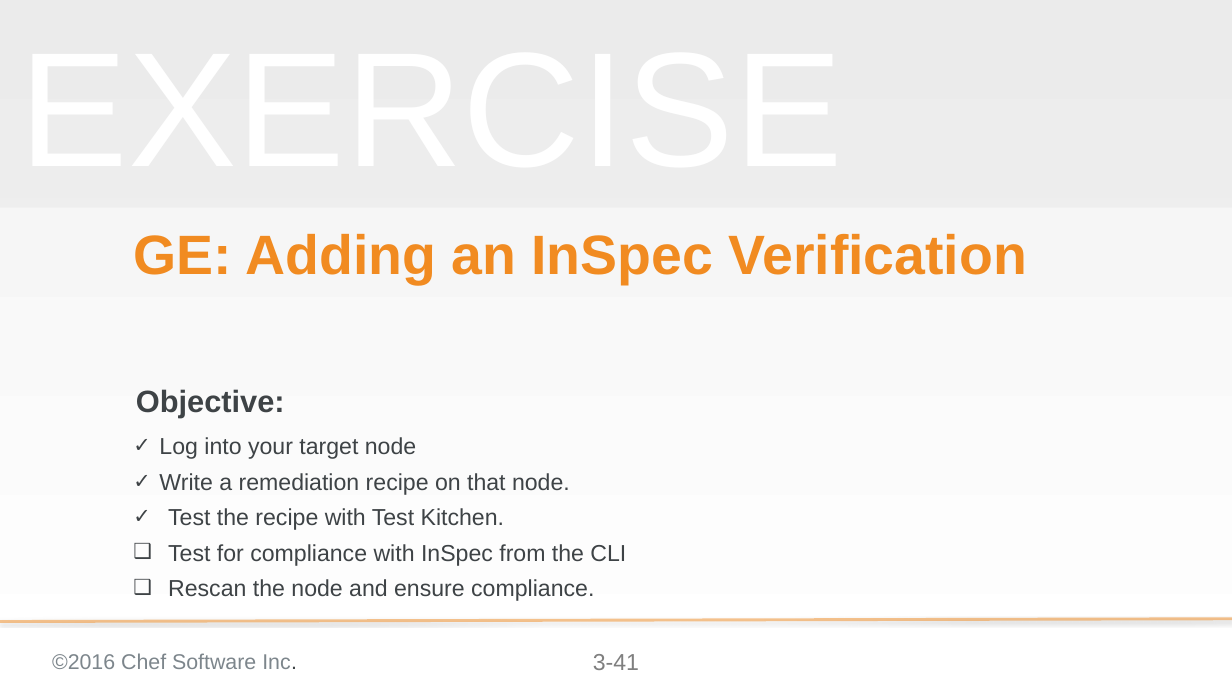
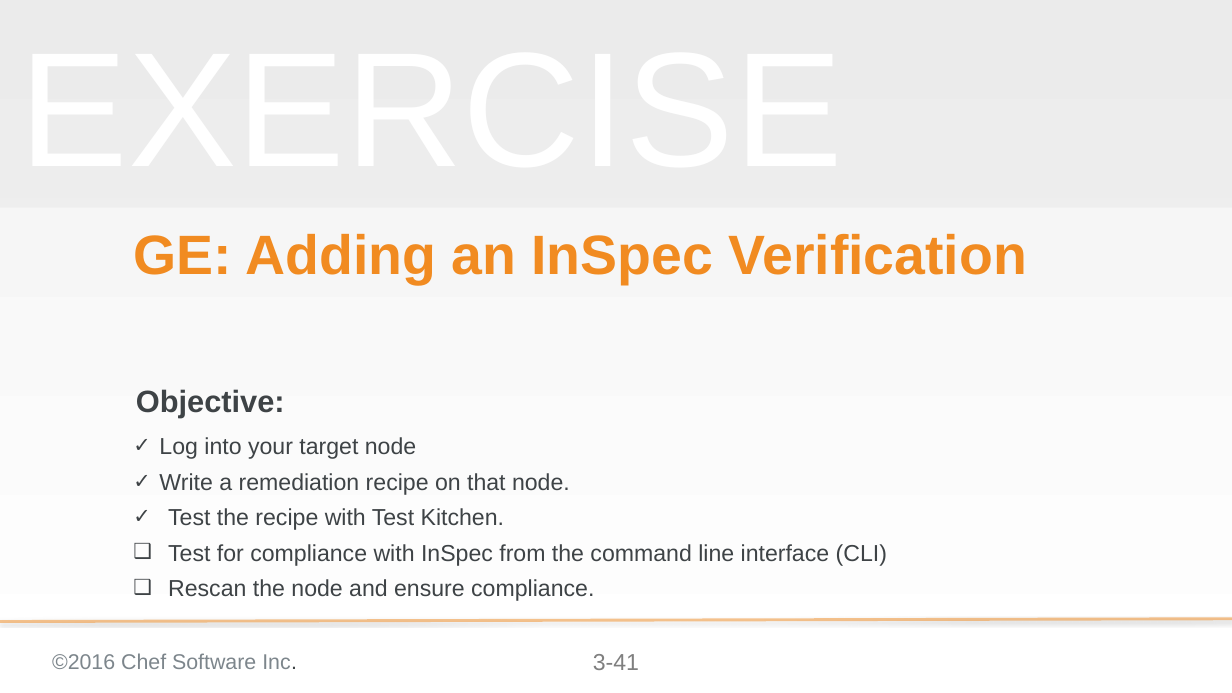
Before and after one commit to bchamby/chef-compliance-installation-configuration-operation, a slide deck: slide 41 of 03-initial-configuration-scans.pptx. Drawn at 1232x693 pixels with LibreOffice and Linux fonts; fonts in the diff are those of the drawing; background and template pictures are left out. Boxes give left, top, right and bottom in pixels: in the first picture for what was removed or moved away, otherwise in the second. Text is boxed around its words. In the diff, an @@ line names an element or a change of style, - is before the commit and + after.

Commit message:
Spell out 'command line interface'

```diff
--- a/03-initial-configuration-scans.pptx
+++ b/03-initial-configuration-scans.pptx
@@ text at [168,544,887,566]: text changed @@
-❑ Test for compliance with InSpec from the CLI
+❑ Test for compliance with InSpec from the command line interface (CLI)
```
Also in this commit, not shown: 3 other slides changed.
